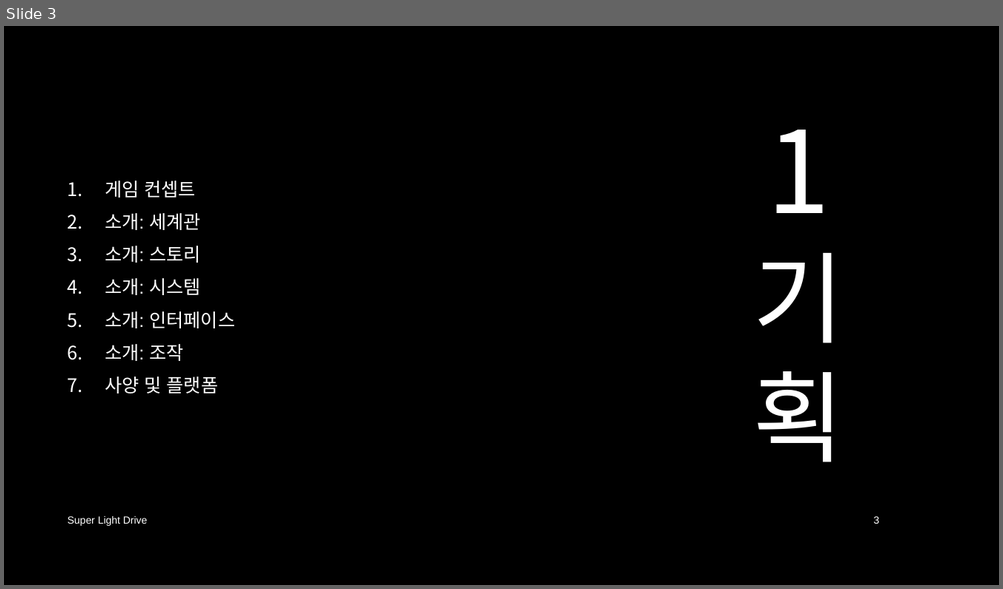
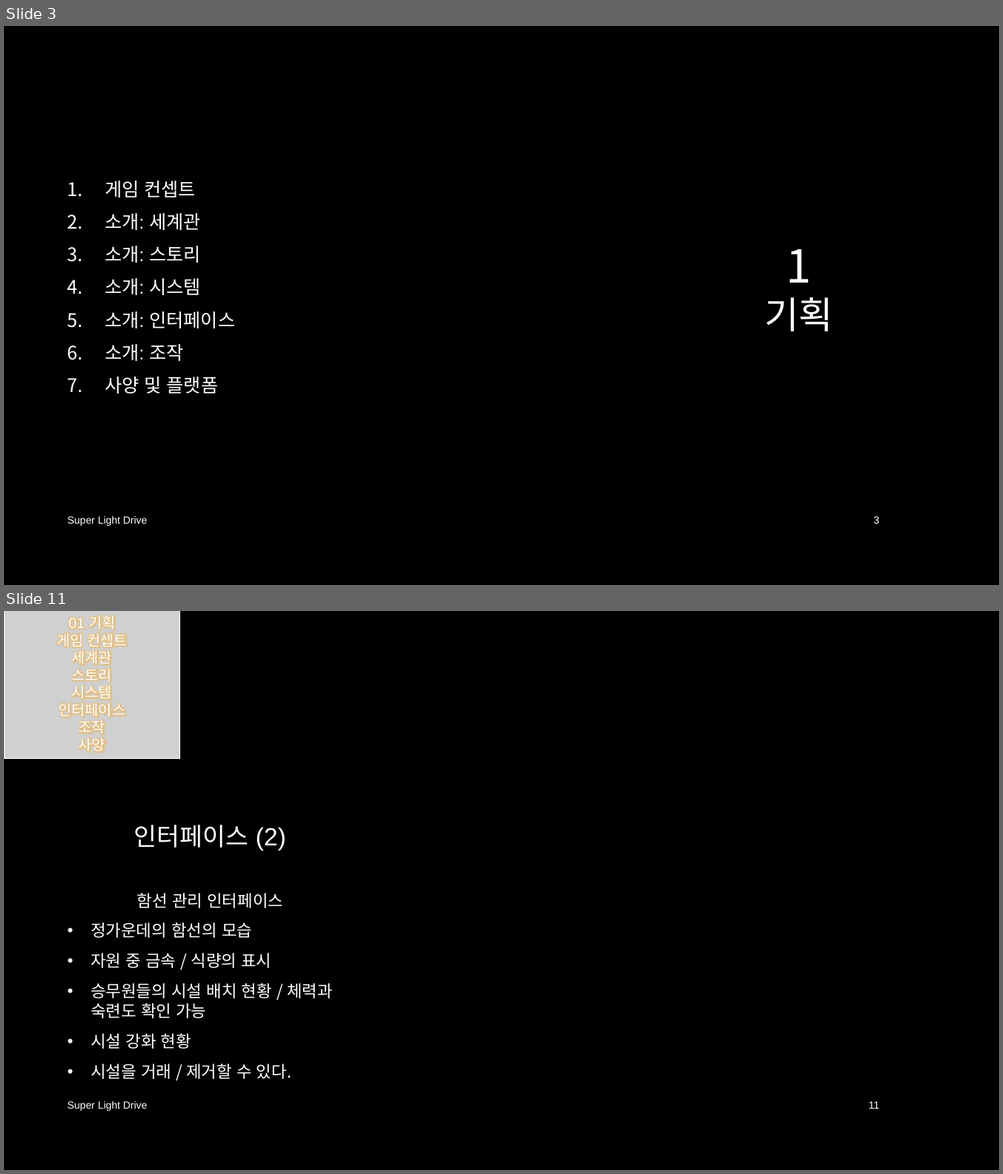
Before and after one commit to iconstudio/2017-Platformer, a slide deck: slides/SuperLightDrive_20171228.pptx. Shown one above the other, each under a label of ours: slide 3 before the commit, slides 3 and 11 after it; the slides between them are not shown. The pictures are 1003x589 and 1003x1174 pixels, drawn with LibreOffice and Linux fonts; fonts in the diff are those of the drawing; grey boxes stand for pictures; background and template pictures are left out. Boxes give left, top, right and bottom in pixels: in the first picture for what was removed or moved away, otherwise in the second. Text is boxed around its words. In the diff, an @@ line names an element or a change of style, - is before the commit and + after.

```diff
--- a/slides/SuperLightDrive_20171228.pptx
+++ b/slides/SuperLightDrive_20171228.pptx
@@ slide 11 added at (4, 611, 999, 1170), background picture (left out) @@
@@ picture added at (4, 611, 180, 759), 14 pt, text #FFFFFF @@
+01 기획
+게임 컨셉트
+세계관
+스토리
+시스템
+인터페이스
+조작
+사양
@@ title added at (134, 825, 286, 851), 24 pt, text #FFFFFF @@
+인터페이스 (2)
@@ text added at (91, 893, 333, 1079), 16 pt, text #FFFFFF @@
+함선 관리 인터페이스
+• 정가운데의 함선의 모습
+• 자원 중 금속 / 식량의 표시
+• 승무원들의 시설 배치 현황 / 체력과 숙련도 확인 가능
+• 시설 강화 현황
+• 시설을 거래 / 제거할 수 있다.
@@ text added at (68, 1102, 148, 1111), 10 pt, text #FFFFFF @@
+Super Light Drive
@@ page number added at (868, 1102, 879, 1109), 10 pt, text #FFFFFF @@
+11
@@ slide 3 changed as well @@
@@ title at (764, 249, 833, 332): text changed; size 96 to 36 pt @@
-1기획
+1
+기획
```
Also in this commit, not shown: 3 other slides changed, 16 other slides added.
